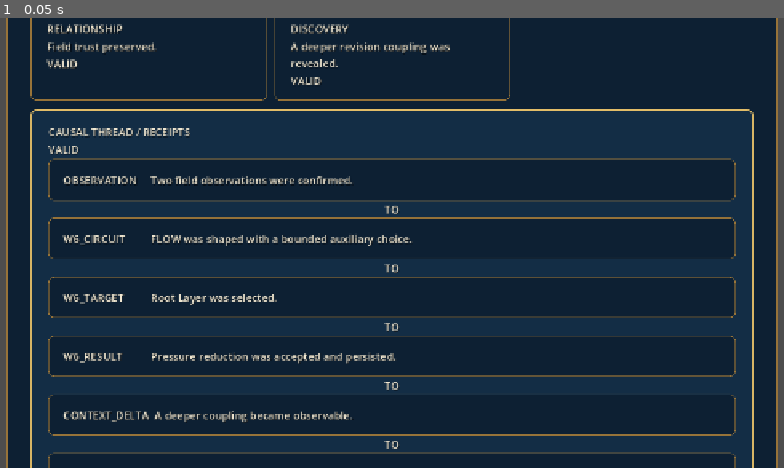
Above: before the commit, frame 1.
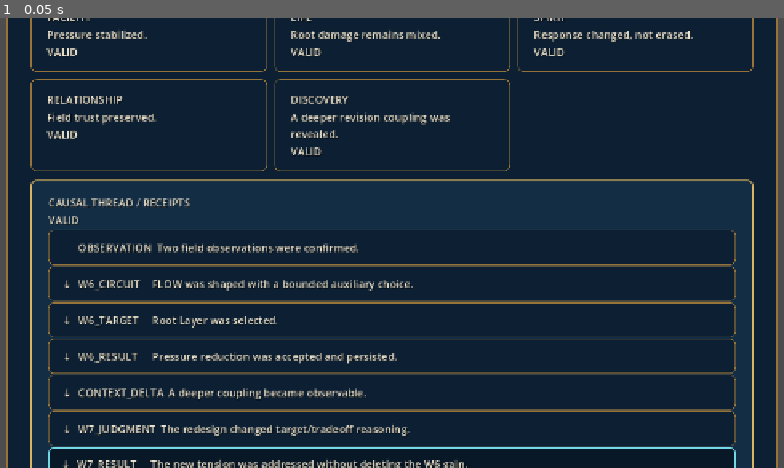
Above: after the commit, the same moment.

Repository: alsdmlals4-eng/GRIMOIRE-
Game: Godot game, scene res://src/ui/component_sheets/component_sheet_d_result_grimoire.tscn
Two runs of this game, one before a commit and one after it. Both use one fixed random seed, a clock stepped at 60 frames per second and the inputs below. This scene is started directly instead of the project's main scene.
Inputs:
- Up to frame 1 (0.05 s): no input

The runs differ from the first frame. In frame 1, 16% of the frame differs, in the area x 3-97%, y 0-100%.

Commit message:
fix(ui): inline causal connectors to preserve all receipts compactly

Diff:
--- a/src/ui/components/causal_thread.gd
+++ b/src/ui/components/causal_thread.gd
@@ -41,27 +41,26 @@
         var row := PanelContainer.new()
         row.theme_type_variation = &"AcademyPanelPinned" if index == _receipts.size() - 1 else &"AcademyPanel"
         var margin := MarginContainer.new()
-        margin.add_theme_constant_override("margin_left", 10)
-        margin.add_theme_constant_override("margin_top", 7)
-        margin.add_theme_constant_override("margin_right", 10)
-        margin.add_theme_constant_override("margin_bottom", 7)
+        margin.add_theme_constant_override("margin_left", 8)
+        margin.add_theme_constant_override("margin_top", 2)
+        margin.add_theme_constant_override("margin_right", 8)
+        margin.add_theme_constant_override("margin_bottom", 2)
         var columns := HBoxContainer.new()
-        columns.add_theme_constant_override("separation", 10)
+        columns.add_theme_constant_override("separation", 8)
+        var connector := Label.new()
+        connector.text = "" if index == 0 else "↓"
+        connector.custom_minimum_size.x = 18.0
+        connector.horizontal_alignment = HORIZONTAL_ALIGNMENT_CENTER
         var kind_label := Label.new()
         kind_label.text = str(receipt.get("kind", ""))
-        kind_label.custom_minimum_size.x = 130.0
+        kind_label.custom_minimum_size.x = 110.0
         var text_label := Label.new()
         text_label.text = str(receipt.get("text", ""))
         text_label.size_flags_horizontal = Control.SIZE_EXPAND_FILL
         text_label.autowrap_mode = TextServer.AUTOWRAP_WORD_SMART
+        columns.add_child(connector)
         columns.add_child(kind_label)
         columns.add_child(text_label)
         margin.add_child(columns)
         row.add_child(margin)
         holder.add_child(row)
-
-        if index < _receipts.size() - 1:
-            var connector := Label.new()
-            connector.text = "TO"
-            connector.horizontal_alignment = HORIZONTAL_ALIGNMENT_CENTER
-            holder.add_child(connector)
